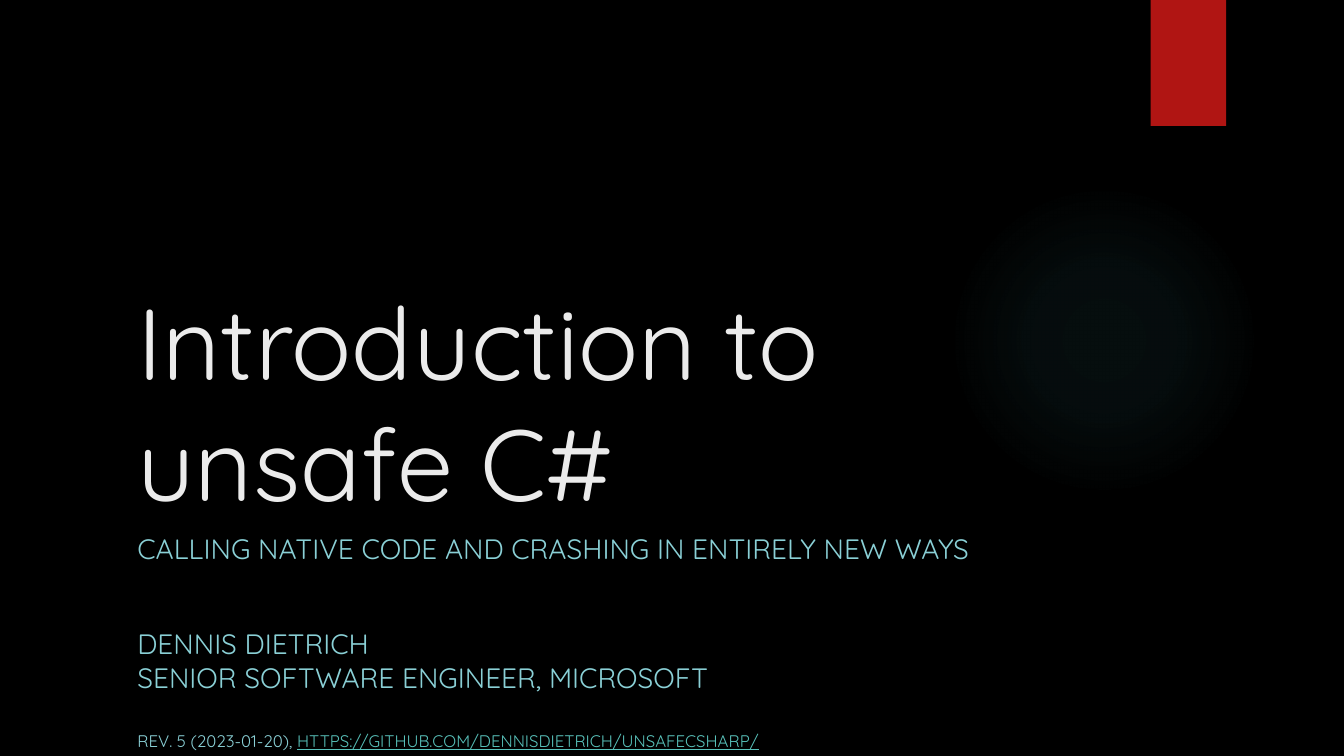
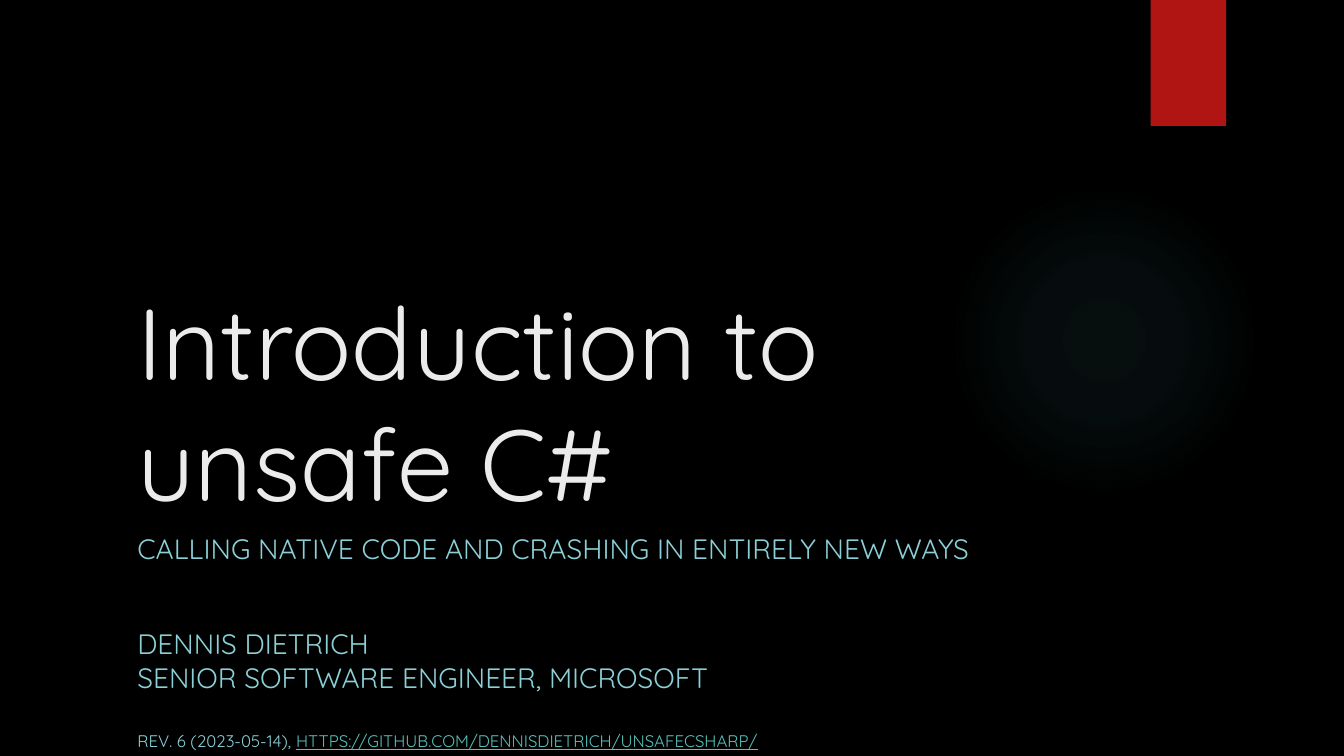
Before and after one commit to dennisdietrich/UnsafeCSharp, a slide deck: slide 1 of doc/Introduction to unsafe C#.pptx. Drawn at 1344x756 pixels with LibreOffice and Linux fonts; fonts in the diff are those of the drawing; background and template pictures are left out. Boxes give left, top, right and bottom in pixels: in the first picture for what was removed or moved away, otherwise in the second. Text is boxed around its words. In the diff, an @@ line names an element or a change of style, - is before the commit and + after.

```diff
--- a/doc/Introduction to unsafe C#.pptx
+++ b/doc/Introduction to unsafe C#.pptx
@@ text at (x1=137, y1=733, x2=757, y2=750): text changed @@
-REV. 5 (2023-01-20), HTTPS://GITHUB.COM/DENNISDIETRICH/UNSAFECSHARP/
+REV. 6 (2023-05-14), HTTPS://GITHUB.COM/DENNISDIETRICH/UNSAFECSHARP/
```
Also in this commit, not shown: 12 other slides changed, 1 slide added.
